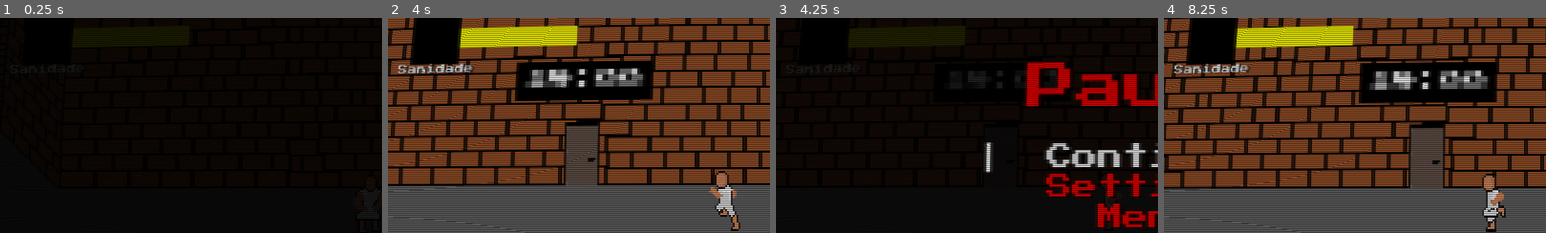
Above: before the commit, frames 1-4 (left to right).
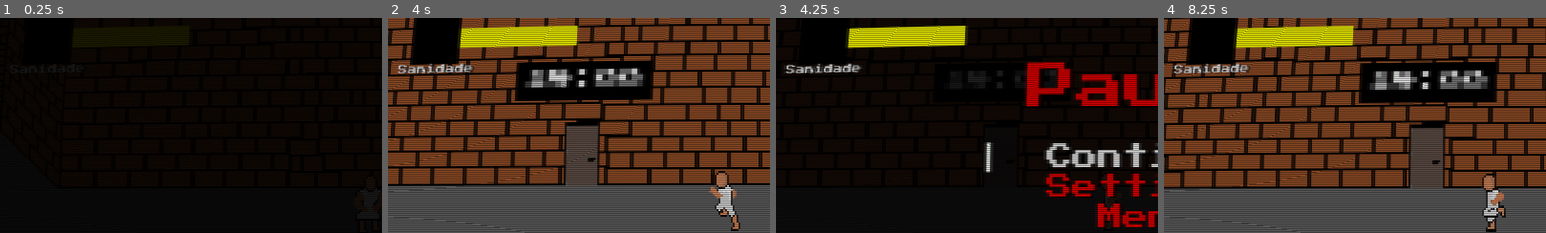
Above: after the commit, the same moments.

Repository: FarofaFaction/Criascript-Jam-Game
Game: Godot game, scene res://Game/Room/room.tscn
The game is run twice, just before and just after one commit, with the same random seed, the same clock (stepped at 60 frames per second) and the same inputs. This scene is started directly instead of the project's main scene. The engine's default icon, where the game draws it, is replaced by a stand-in: a white triangle on a blue panel in a dark square.
Inputs:
- Up to frame 1 (0.25 s): no input
- Up to frame 2 (4 s): hold Right (ui_right) 0.53-1.28 s; tap E (Interact) at 0.6, 2.85 s; hold Down (ui_down) 1.28-2.03 s; tap Space (Power) at 1.35, 3.6 s; hold Right (ui_right) 2.03-2.78 s; hold Shift (Run) 2.03-2.78 s; hold Up (ui_up) 2.78-3.53 s; hold Left (ui_left) from 3.53 s (still down)
- Up to frame 3 (4.25 s): keep holding Left (ui_left); tap Escape (ui_cancel) at 4.15 s
- Up to frame 4 (8.25 s): release Left (ui_left) at 4.25 s; click "Menu" at 4.25 s; click "Continue" at 5 s; click "Continue" at 5.75 s; click "Fechar Jogo" at 6.5 s; click "Settings" at 7.25 s; tap Enter at 8 s; hold Left (ui_left) from 8.03 s (still down); tap Shift (Run) at 8.1 s
The pictures show only the part of the screen within x 2-52%, y 7-57%; the shares and areas given below are measured in that part.

Frames 1-2 are identical in both runs. In frame 3, 3.6% of the frame differs, in the area x 2-51%, y 3-26%; in frame 4, nothing differs.

Commit message:
pause-work-with-dialogs

Diff:
--- a/Dialog/DialogSystem.gd
+++ b/Dialog/DialogSystem.gd
@@ -17,6 +17,7 @@
 
 # Métodos de Inicialização
 func start_dialog() -> void:
+	InGamePause.hold_pause = true
 	$CanvasLayer.visible = true
 	_initialize_dialog()
 	get_tree().paused = true
@@ -24,7 +25,6 @@
 func _initialize_dialog() -> void:
 	if data.is_empty():
 		return
-
 	_update_dialog_elements()
 	_show_dialog_gradually()
 
@@ -44,6 +44,8 @@
 
 # Chamado a cada frame
 func _process(delta: float) -> void:
+	if InGamePause.game_paused:
+		return
 	if $CanvasLayer.visible:
 		_run_dialog(delta)
 
@@ -64,4 +66,5 @@
 	data = {}
 	$CanvasLayer.visible = false
 	_id = 0
+	InGamePause.hold_pause = false
 	get_tree().paused = false
--- /dev/null
+++ b/Game/Room/room.gd
@@ -0,0 +1,12 @@
+extends Node2D
+
+
+# Called when the node enters the scene tree for the first time.
+func _ready() -> void:
+	InGamePause.monitoring = true
+	pass # Replace with function body.
+
+
+## Called every frame. 'delta' is the elapsed time since the previous frame.
+#func _process(delta: float) -> void:
+	#pass
--- a/Game/Room/room.tscn
+++ b/Game/Room/room.tscn
@@ -1,6 +1,7 @@
-[gd_scene load_steps=13 format=3 uid="uid://b46ln0l8u82r0"]
+[gd_scene load_steps=14 format=3 uid="uid://b46ln0l8u82r0"]
 
 [ext_resource type="PackedScene" uid="uid://ca2c7jnemw4ie" path="res://Objects/wall.tscn" id="1_2ok7y"]
+[ext_resource type="Script" path="res://Game/Room/room.gd" id="1_3vij1"]
 [ext_resource type="PackedScene" uid="uid://dmkbsln86fgm7" path="res://Objects/CanvasLayer.tscn" id="1_604fw"]
 [ext_resource type="Script" path="res://Game/Quests/DoctorKnocking/doctor_knocking.gd" id="2_4ura0"]
 [ext_resource type="Texture2D" uid="uid://boce3olqcv7iq" path="res://Objects/mapa 1.png" id="2_g62a8"]
@@ -27,6 +28,7 @@
 
 [node name="Room" type="Node2D"]
 y_sort_enabled = true
+script = ExtResource("1_3vij1")
 
 [node name="CanvasLayer" parent="." instance=ExtResource("1_604fw")]
 
--- a/Interface/DefaultMenu/default_menu.gd
+++ b/Interface/DefaultMenu/default_menu.gd
@@ -5,7 +5,7 @@
 
 @export var init_button: Button
 @export var backup_button: Button
-@onready var init_button_grab = _grab_init_button()
+@onready var _on_ready_init_button_grab = _grab_init_button()
 @export var searchButtons := false
 #@onready var print_Result = _debug()
 
--- a/Interface/Menu/menu.gd
+++ b/Interface/Menu/menu.gd
@@ -23,6 +23,7 @@
 	pass
 
 func _ready():
+	InGamePause.monitoring = false
 	if Global.first_play:
 		_load_intro()
 		Global.first_play = false
--- a/Interface/Pause/in_game_pause.gd
+++ b/Interface/Pause/in_game_pause.gd
@@ -1,17 +1,37 @@
 extends Node
+
+var monitoring := false
+var game_paused := false
+var hold_pause := false
+var current_menu : Menu
 
 const PauseMenu := "res://Interface/Pause/pause_options.tscn"
 # Called every frame. 'delta' is the elapsed time since the previous frame.
 func _process(_delta: float) -> void:
+	if (!monitoring):
+		return
 	if Input.is_action_just_pressed("ui_cancel"):
-		if (get_tree().paused == true):
+		if (game_paused):
 			remove_childs()
-			get_tree().paused = false
+			game_paused = false
+			if 	current_menu:
+				current_menu._grab_init_button()
+				current_menu = null
+				return
+			if !hold_pause:
+				get_tree().paused = false
 		else:
 			var node = preload(PauseMenu).instantiate()
 			$CanvasLayer.add_child(node)
 			get_tree().paused = true
+			game_paused = true
 		pass
+	pass
+
+func _pause():
+	pass
+
+func _dispause():
 	pass
 
 func remove_childs():
--- a/Objects/CanvasLayer.tscn
+++ b/Objects/CanvasLayer.tscn
@@ -1,8 +1,7 @@
-[gd_scene load_steps=4 format=3 uid="uid://dmkbsln86fgm7"]
+[gd_scene load_steps=3 format=3 uid="uid://dmkbsln86fgm7"]
 
 [ext_resource type="Script" path="res://Interface/PlayerInterface/sanity.gd" id="2_6m3ts"]
 [ext_resource type="FontFile" uid="uid://b572bvrcrok26" path="res://Fontes/Press_Start_2P/PressStart2P-Regular.ttf" id="2_75npj"]
-[ext_resource type="PackedScene" uid="uid://bcbwi06gudnxm" path="res://Interface/Pause/in_game_pause.tscn" id="4_ab67x"]
 
 [node name="CanvasLayer" type="CanvasLayer"]
 
@@ -51,5 +50,3 @@
 theme_override_fonts/font = ExtResource("2_75npj")
 theme_override_font_sizes/font_size = 24
 text = "Sanidade"
-
-[node name="InGamePause" parent="." instance=ExtResource("4_ab67x")]
--- a/Scripts/global.gd
+++ b/Scripts/global.gd
@@ -1,8 +1,6 @@
 extends Node
 
-signal game_paused
 var first_play := true
-var on_menu := false
 
 # AUDIO
 var bus_name: String = "Master"
@@ -27,6 +25,7 @@
 		current_scene = MenuMenu
 	elif (scene == "Game"):
 		current_scene = Game
+		InGamePause.monitoring = true
 		#get_tree().change_scene_to_file(Game)
 	else:
 		return
--- a/project.godot
+++ b/project.godot
@@ -23,6 +23,7 @@
 GlobalTimer="*res://Scripts/timer.gd"
 GlobalShader="*res://Shaders/GlobalShader.tscn"
 DialogSystem="*res://Dialog/dialog_system.tscn"
+InGamePause="*res://Interface/Pause/in_game_pause.tscn"
 
 [dialogic]
 
@@ -109,7 +110,7 @@
 [internationalization]
 
 locale/translations=PackedStringArray("res://Localization/en.po", "res://Localization/pt_BR.po")
-locale/translations_pot_files=PackedStringArray("res://Inter …(141 unchanged characters)… ace/ResolutionMenu/resoltutionMenu.tscn")
+locale/translations_pot_files=PackedStringArray("res://Inter …(141 unchanged characters)… ace/ResolutionMenu/resoltutionMenu.tscn", "res://Dialog/DialogClass/DialogClass.tscn", "res://Dialog/dialog_system.tscn")
 
 [rendering]
 
Binary file changed: Localization/en.mo
Not shown, changed: Localization/en.po
Not shown, changed: Localization/localization.pot
Binary file changed: Localization/pt_BR.mo
Not shown, changed: Localization/pt_BR.po
